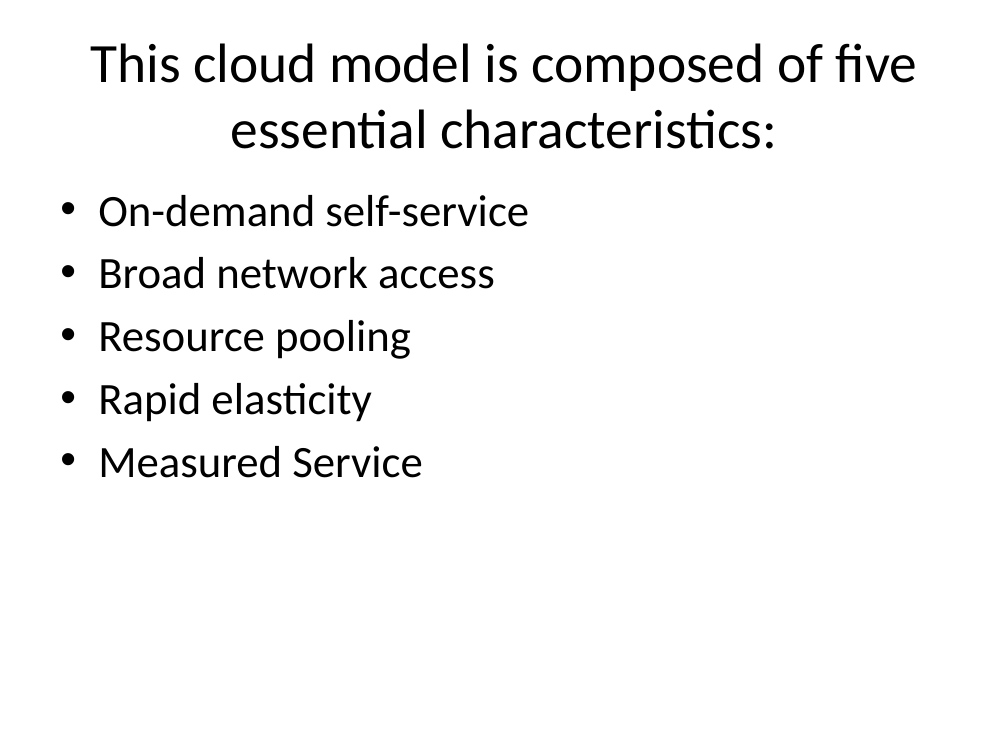
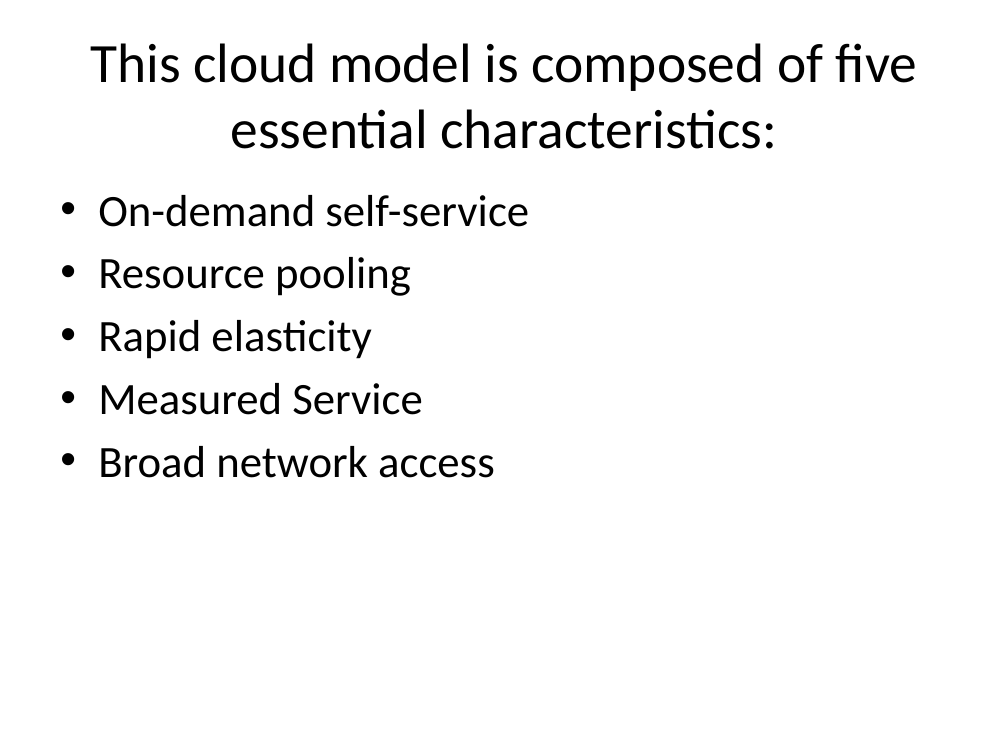
Before and after one commit to myamin66/parallel-distributed-computing-fall-2022, a slide deck: slide 21 of ppts/lec 2.pptx (slide 20 before the commit). Drawn at 1008x756 pixels with LibreOffice and Linux fonts; fonts in the diff are those of the drawing. Boxes give left, top, right and bottom in pixels: in the first picture for what was removed or moved away, otherwise in the second. Text is boxed around its words. In the diff, an @@ line names an element or a change of style, - is before the commit and + after.

```diff
--- a/ppts/lec 2.pptx
+++ b/ppts/lec 2.pptx
@@ text at (98, 257, 495, 289): paragraph removed @@
-• Broad network access
@@ text at (98, 446, 495, 478): paragraph added @@
+• Broad network access
```
Also in this commit, not shown: 6 other slides changed, 2 slides added, 1 slide removed, 7 other files.
